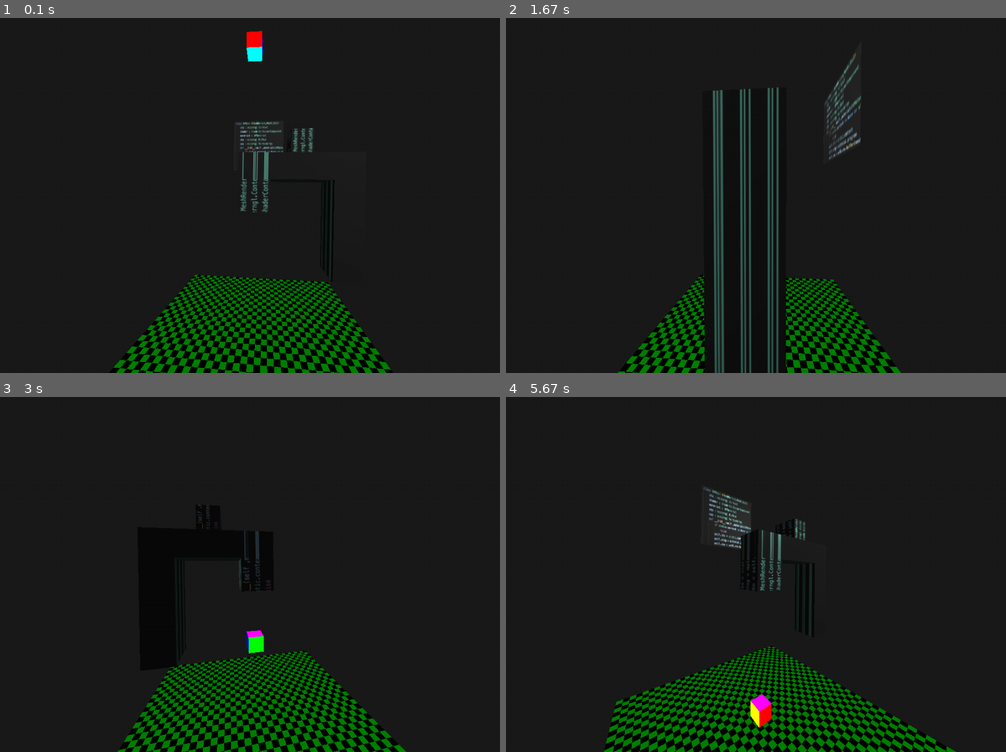
Above: before the commit, frames 1-4 (two rows, left to right).
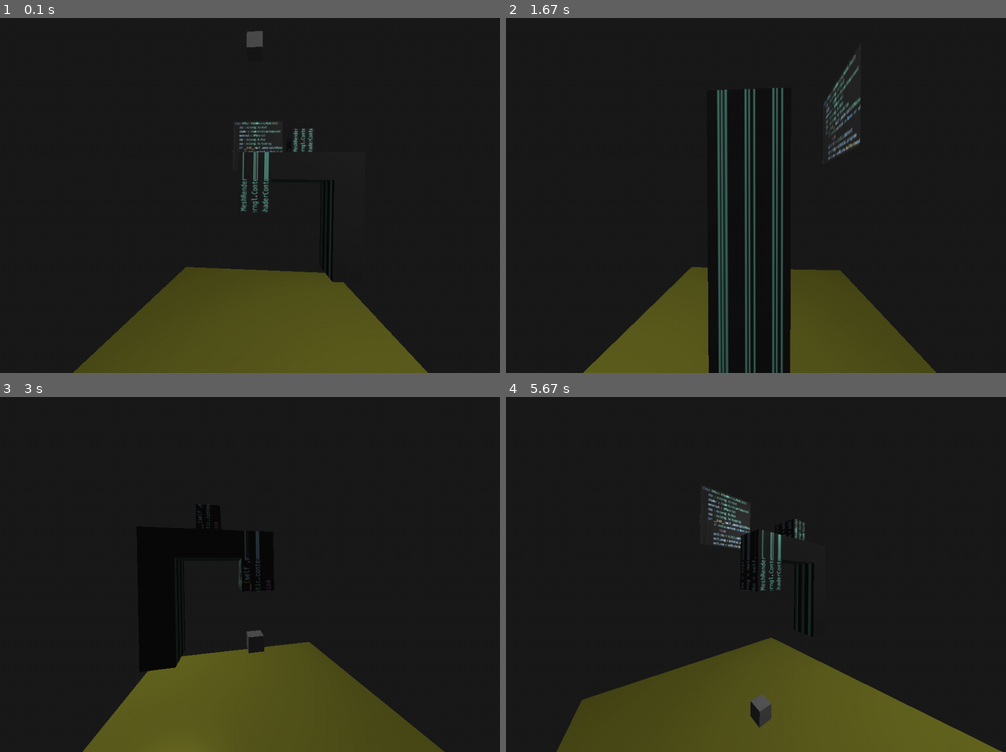
Above: after the commit, the same moments.

Repository: Oshota501/Pygame_Prog
Game: pygame game, started from main.py
The game is run twice, just before and just after one commit, with the same random seed, the same clock (stepped at 60 frames per second) and the same inputs.
Inputs:
- Up to frame 1 (0.1 s): no input
- Up to frame 2 (1.67 s): no input
- Up to frame 3 (3 s): no input
- Up to frame 4 (5.67 s): no input

The runs differ from the first frame. In frame 1, 15% of the frame differs, in the area x 14-86%, y 3-100%; in frame 2, 15%; in frame 3, 15%; in frame 4, 17%, in the area x 10-100%, y 25-100%.

Commit message:
feat : uv floor and uv cube

Diff:
--- a/PyGame3d/Draw/uvmesh.py
+++ b/PyGame3d/Draw/uvmesh.py
@@ -189,6 +189,14 @@
             m.add_texture(t,i)
         return m
 
+def polygone_triangle (verts:list[list[float]]) -> list[float] :
+    result:list[float] = []
+    if len(verts) >= 3 :
+        for i in range(len(verts)-2) :
+            result.extend(verts[0])
+            result.extend(verts[i+1])
+            result.extend(verts[i+2])
+    return result
 class UVMesh(MeshRender, MeshLike):
     ctx: moderngl.Context
     shader: ShaderContainerComponent
@@ -264,3 +272,73 @@
                  0.5,-0.5, 0.0,  1.0, 0.0,  0.0, 0.0, 1.0
             ]
         ,dtype="f4"))
+    @staticmethod
+    def get_cube_data (texture:UVTexture) -> UVMesh :
+        material = UVMaterial()
+        material.add_texture(texture,0)
+        verts:list[float] = []
+        # 流石にだるすぎたのでAIにやらせた。
+
+        # 上面 (Y+)
+        verts.extend(polygone_triangle([
+            [ -0.5, 0.5, -0.5, 0.0, 1.0, 0.0, 1.0, 0.0, ],
+            [ -0.5, 0.5, 0.5, 0.0, 0.0, 0.0, 1.0, 0.0, ],
+            [ 0.5, 0.5, 0.5, 1.0, 0.0, 0.0, 1.0, 0.0, ],
+            [ 0.5, 0.5, -0.5, 1.0, 1.0, 0.0, 1.0, 0.0, ],
+        ]))
+
+        # 下面 (Y-)
+        verts.extend(polygone_triangle([
+            [ -0.5, -0.5, -0.5, 0.0, 0.0, 0.0, -1.0, 0.0, ],
+            [ 0.5, -0.5, -0.5, 1.0, 0.0, 0.0, -1.0, 0.0, ],
+            [ 0.5, -0.5, 0.5, 1.0, 1.0, 0.0, -1.0, 0.0, ],
+            [ -0.5, -0.5, 0.5, 0.0, 1.0, 0.0, -1.0, 0.0, ],
+        ]))
+
+        # 前面 (Z+)
+        verts.extend(polygone_triangle([
+            [ -0.5, -0.5, 0.5, 0.0, 0.0, 0.0, 0.0, 1.0, ],
+            [ 0.5, -0.5, 0.5, 1.0, 0.0, 0.0, 0.0, 1.0, ],
+            [ 0.5, 0.5, 0.5, 1.0, 1.0, 0.0, 0.0, 1.0, ],
+            [ -0.5, 0.5, 0.5, 0.0, 1.0, 0.0, 0.0, 1.0, ],
+        ]))
+
+        # 背面 (Z-)
+        verts.extend(polygone_triangle([
+            [ -0.5, -0.5, -0.5, 1.0, 0.0, 0.0, 0.0, -1.0, ],
+            [ -0.5, 0.5, -0.5, 1.0, 1.0, 0.0, 0.0, -1.0, ],
+            [ 0.5, 0.5, -0.5, 0.0, 1.0, 0.0, 0.0, -1.0, ],
+            [ 0.5, -0.5, -0.5, 0.0, 0.0, 0.0, 0.0, -1.0, ],
+        ]))
+
+        # 右面 (X+)
+        verts.extend(polygone_triangle([
+            [ 0.5, -0.5, -0.5, 0.0, 0.0, 1.0, 0.0, 0.0, ],
+            [ 0.5, 0.5, -0.5, 0.0, 1.0, 1.0, 0.0, 0.0, ],
+            [ 0.5, 0.5, 0.5, 1.0, 1.0, 1.0, 0.0, 0.0, ],
+            [ 0.5, -0.5, 0.5, 1.0, 0.0, 1.0, 0.0, 0.0, ],
+        ]))
+
+        # 左面 (X-)
+        verts.extend(polygone_triangle([
+            [ -0.5, -0.5, -0.5, 1.0, 0.0, -1.0, 0.0, 0.0, ],
+            [ -0.5, -0.5, 0.5, 0.0, 0.0, -1.0, 0.0, 0.0, ],
+            [ -0.5, 0.5, 0.5, 0.0, 1.0, -1.0, 0.0, 0.0, ],
+            [ -0.5, 0.5, -0.5, 1.0, 1.0, -1.0, 0.0, 0.0, ],
+        ]))
+
+        return UVMesh(material,np.array(verts,dtype="f4"))
+    @staticmethod
+    def floor_mesh (color=(0.6,0.6,0.6),size=(20,20)) -> UVMesh :
+        tex = UVTexture.color(color)
+        material = UVMaterial()
+        material.add_texture(tex,0)
+
+        verts = polygone_triangle([
+            [-size[0]*0.5 ,0 ,-size[0]*0.5,1.0,0.0, 0.0, 1.0, 0.0],
+            [-size[0]*0.5 ,0 , size[0]*0.5,1.0,0.0, 0.0, 1.0, 0.0],
+            [ size[0]*0.5 ,0 , size[0]*0.5,1.0,0.0, 0.0, 1.0, 0.0],
+            [ size[0]*0.5 ,0 ,-size[0]*0.5,1.0,0.0, 0.0, 1.0, 0.0],
+        ])
+
+        return UVMesh(material,np.array(verts,dtype="f4"))
--- a/PyGame3d/GameObject/Cube.py
+++ b/PyGame3d/GameObject/Cube.py
@@ -2,7 +2,7 @@
 from PyGame3d.GameObject.Collide import AxisAlignedBoundingBox, SimpleBoundingObject
 from PyGame3d.GameObject.sprite import Sprite3D
 from PyGame3d.Draw.vcolormesh import VertColorMesh
-from PyGame3d.Draw.uvmesh import UVMesh
+from PyGame3d.Draw.uvmesh import UVMesh,UVTexture
 import PyGame3d.static as static
 from PyGame3d.vector import Vector3
 
@@ -11,7 +11,7 @@
     def __init__(self) -> None:
         super().__init__()
         if static.vert_color_mesh is not None and static.context is not None:
-            self.mesh = VertColorMesh.get_cube_data(static.context,static.vert_color_mesh)
+            self.mesh = UVMesh.get_cube_data(UVTexture.color((0.3,0.3,0.3)))
         else :
             raise ValueError("まだinitされていないようです")
         self.set_bounding_obj(Vector3(-0.5,-0.5,-0.5),Vector3(0.5,0.5,0.5))
@@ -26,8 +26,27 @@
         f.set_rotation(rotation)
         f.set_scale(scale)
         return f
+class VColorCube (Sprite3D) :
+    def __init__(self) -> None:
+        super().__init__()
+        if static.vert_color_mesh is not None and static.context is not None:
+            self.mesh = VertColorMesh.get_cube_data(static.context,static.vert_color_mesh)
+        else :
+            raise ValueError("まだinitされていないようです")
+        self.set_bounding_obj(Vector3(-0.5,-0.5,-0.5),Vector3(0.5,0.5,0.5))
+    @staticmethod
+    def transform (
+            position=Vector3(0,0,0),
+            rotation=Vector3(0,0,1),
+            scale=Vector3(1,1,1)
+    )-> VColorCube :
+        f = VColorCube()
+        f.set_position(position)
+        f.set_rotation(rotation)
+        f.set_scale(scale)
+        return f
 
-class Floor (Sprite3D) :
+class VColorFloor (Sprite3D) :
     mesh : MeshLike | None
     def __init__(self) -> None:
         super().__init__()
@@ -42,13 +61,34 @@
             position=Vector3(0,0,0),
             rotation=Vector3(0,0,1),
             scale=Vector3(1,1,1)
+    )-> VColorFloor :
+        f = VColorFloor()
+        f.set_position(position)
+        f.set_rotation(rotation)
+        f.set_scale(scale)
+        return f
+
+class Floor (Sprite3D) :
+    mesh : MeshLike | None
+    def __init__(self) -> None:
+        super().__init__()
+        import PyGame3d.static as static
+        if static.uv_mesh is not None and static.context is not None:
+            self.mesh = UVMesh.floor_mesh(color=(0.3,0.3,0.1))
+        else :
+            raise ValueError("まだinitされていないようです")
+        self.set_bounding_obj(Vector3(-20,-5,-20),Vector3(20,0,20))
+    @staticmethod
+    def transform (
+            position=Vector3(0,0,0),
+            rotation=Vector3(0,0,1),
+            scale=Vector3(1,1,1)
     )-> Floor :
         f = Floor()
         f.set_position(position)
         f.set_rotation(rotation)
         f.set_scale(scale)
         return f
-
 class CuttingBoad (Sprite3D) :
     def __init__(self,tex_filepath:str) -> None:
         super().__init__()
--- a/main.py
+++ b/main.py
@@ -2,7 +2,7 @@
 import PyGame3d
 import math
 # おまじない
-game = PyGame3d.Application(check_performance=True)
+game = PyGame3d.Application(fps=60)
 game.init()
 camera = game.stage.get_camera()
 # デバッグ用
Not shown, changed: README.md
